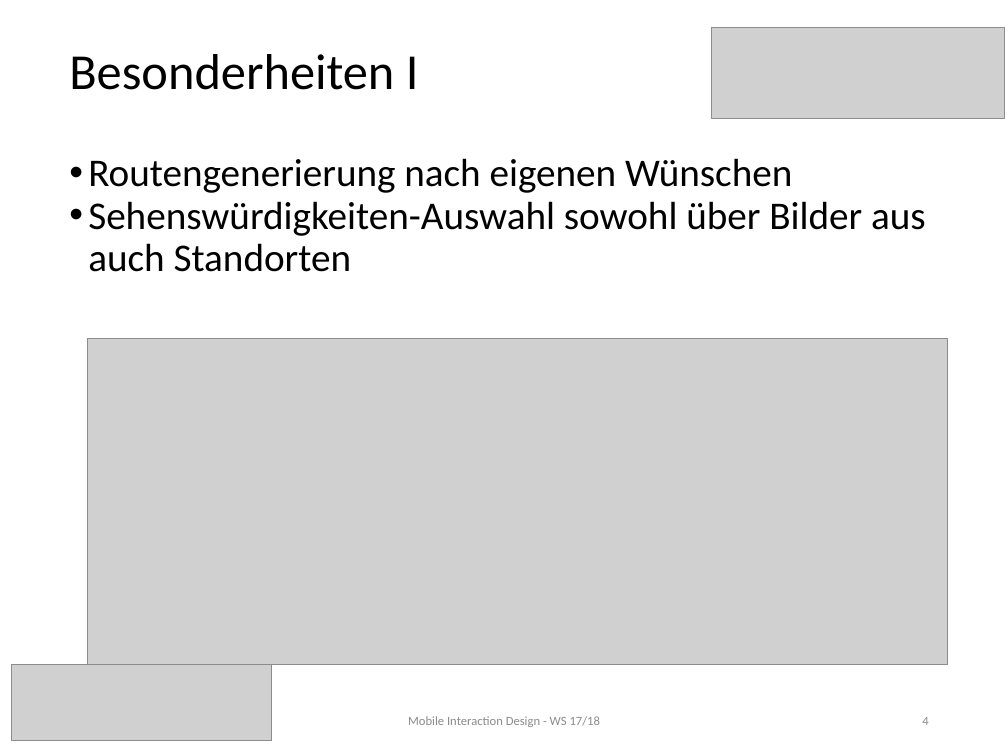
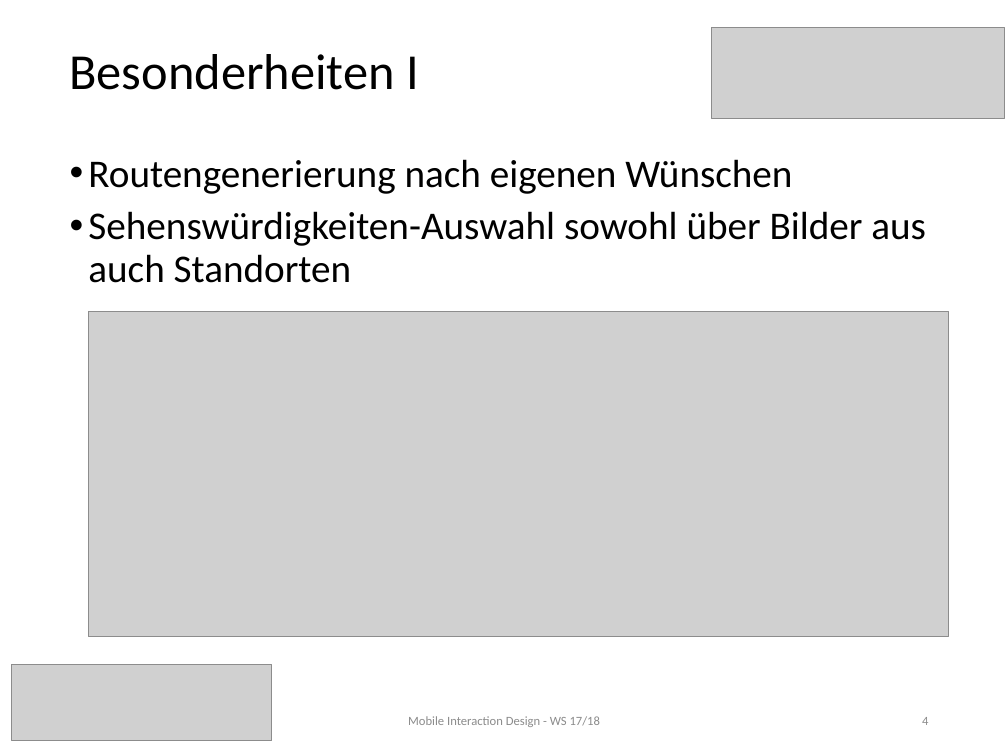
Before and after one commit to MIDw17group02/sightseeingApp, a slide deck: slide 4 of NiceTours Presentation.pptx. Drawn at 1008x756 pixels with LibreOffice and Linux fonts; fonts in the diff are those of the drawing; grey boxes stand for pictures. Boxes give left, top, right and bottom in pixels: in the first picture for what was removed or moved away, otherwise in the second. Text is boxed around its words. In the diff, an @@ line names an element or a change of style, - is before the commit and + after.

```diff
--- a/NiceTours Presentation.pptx
+++ b/NiceTours Presentation.pptx
@@ text "Routengenerierung nach eigenen Wünschen" at [88,159,926,283]: more space between paragraphs @@
@@ picture: place and size @@
-picture at [87,339,948,664]
+picture at [88,311,949,637]
@@ text "Mobile Interaction Design - WS ..." at [408,716,600,727]: text colour #8B8B8B to #8C8C8C @@
```
Also in this commit, not shown: 7 other slides changed, 2 slides added, 3 slides removed, 16 other files.
